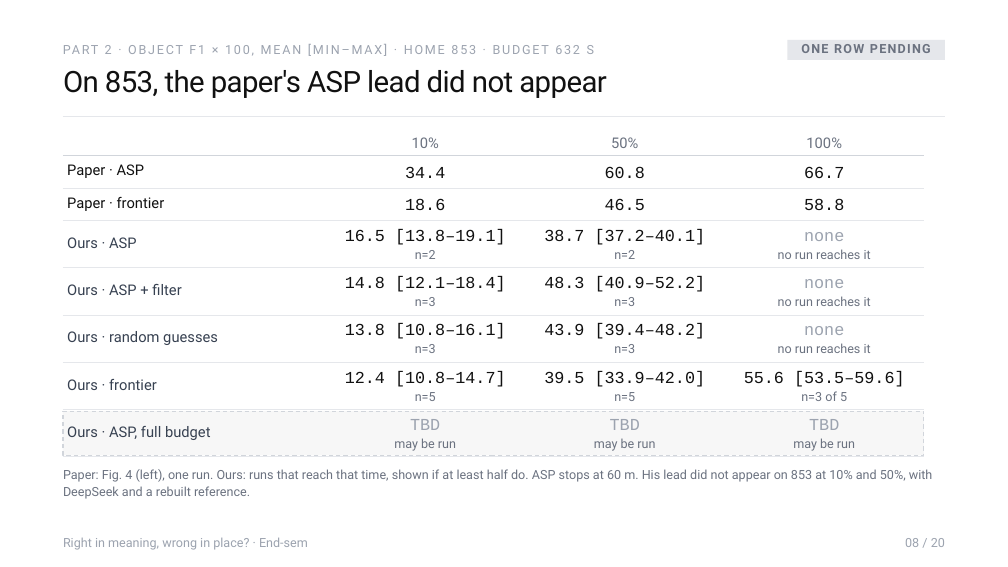
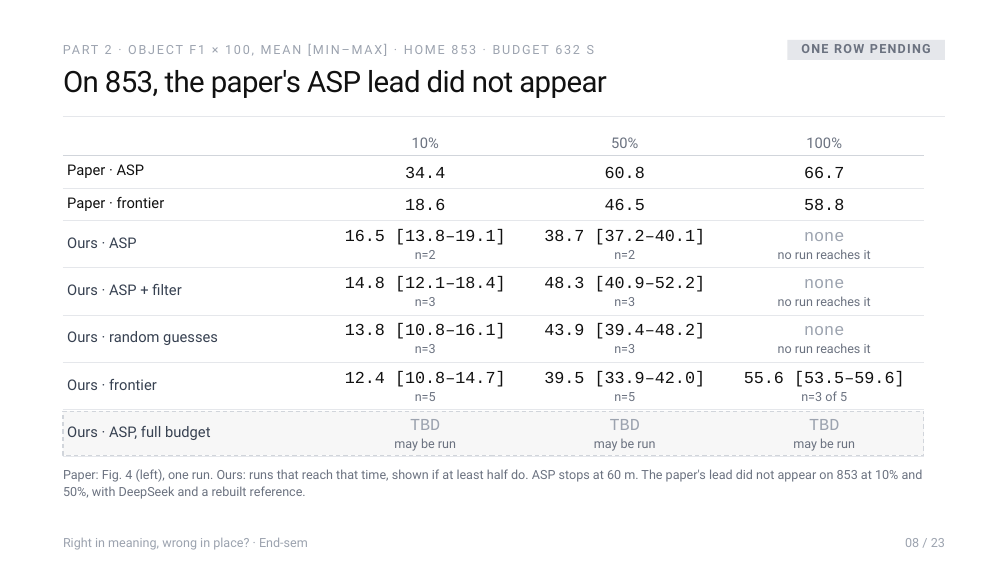
Before and after one commit to Sher110106/validity-aware-active-semantic-exploration, a slide deck: slide 8 of docs/endsem_2026-11/ASP_Endsem.pptx. Drawn at 1008x567 pixels with LibreOffice and Linux fonts; fonts in the diff are those of the drawing. Boxes give left, top, right and bottom in pixels: in the first picture for what was removed or moved away, otherwise in the second. Text is boxed around its words. In the diff, an @@ line names an element or a change of style, - is before the commit and + after.

```diff
--- a/docs/endsem_2026-11/ASP_Endsem.pptx
+++ b/docs/endsem_2026-11/ASP_Endsem.pptx
@@ text at [63, 469, 923, 499]: text changed @@
-Paper: Fig. 4 (left), one run. Ours: runs that reach that time, shown if at least half do. ASP stops at 60 m. His lead did not appear on 853 at 10% and 50%, with DeepSeek and a rebuilt reference.
+Paper: Fig. 4 (left), one run. Ours: runs that reach that time, shown if at least half do. ASP stops at 60 m. The paper's lead did not appear on 853 at 10% and 50%, with DeepSeek and a rebuilt reference.
@@ text at [905, 538, 945, 547]: text changed @@
-08 / 20
+08 / 23
```
Also in this commit, not shown: 13 other slides changed, 12 slides added, 7 slides removed, 7 other files.
